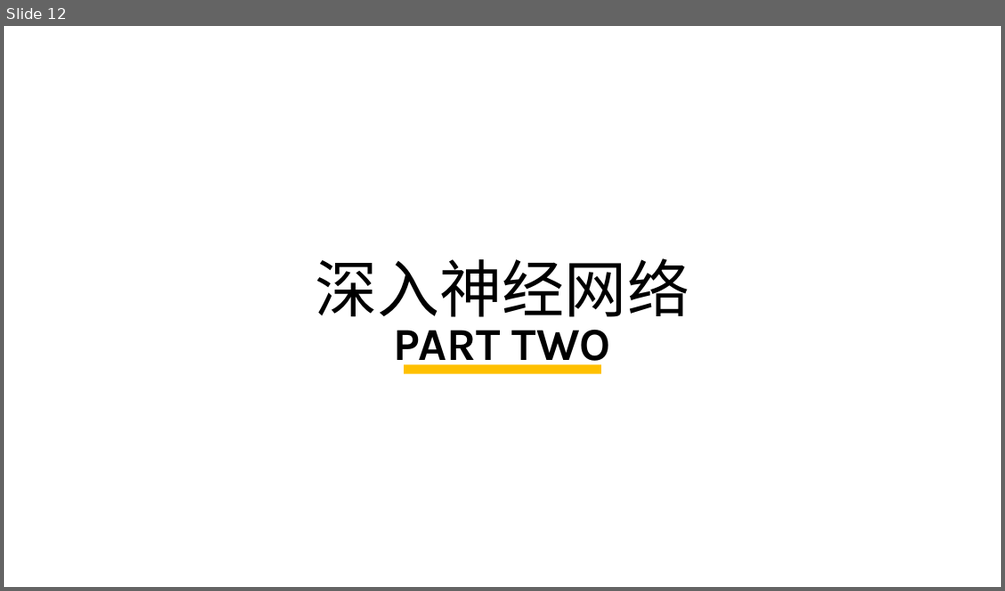
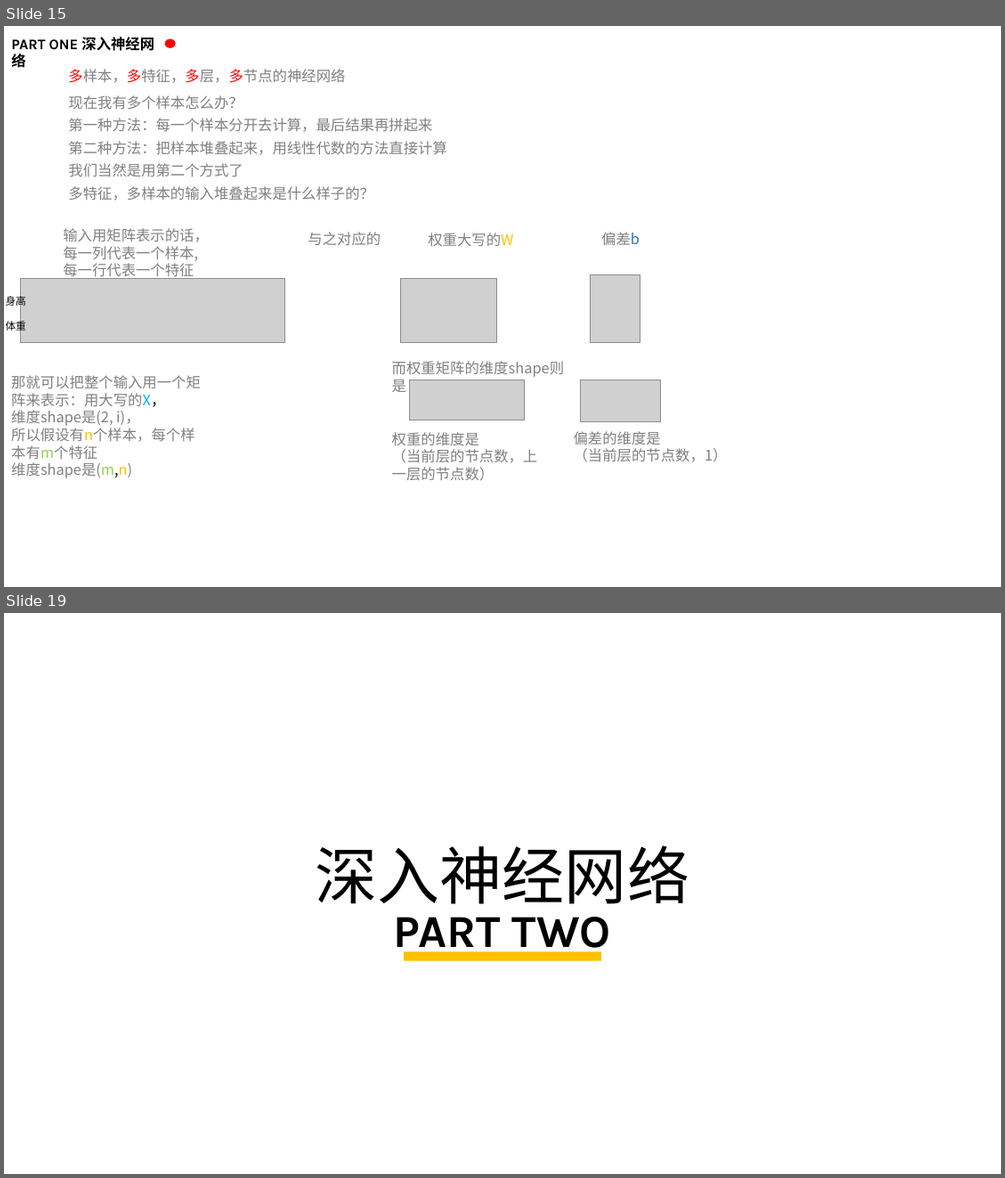
Before and after one commit to kaixinbaba/rlshare, a slide deck: 机器学习分享-神经网络.pptx. Shown one above the other, each under a label of ours: slide 12 before the commit, slides 15 and 19 after it; the slides between them are not shown. The pictures are 1005x591 and 1005x1178 pixels, drawn with LibreOffice and Linux fonts; fonts in the diff are those of the drawing; grey boxes stand for pictures; background and template pictures are left out. Boxes give left, top, right and bottom in pixels: in the first picture for what was removed or moved away, otherwise in the second. Text is boxed around its words. In the diff, an @@ line names an element or a change of style, - is before the commit and + after.

```diff
--- a/机器学习分享-神经网络.pptx
+++ b/机器学习分享-神经网络.pptx
@@ slide 15 added at bbox=[4, 26, 1001, 587], background #FFFFFF @@
@@ text added at bbox=[11, 37, 154, 71], 14 pt, text #000000, bold @@
+PART ONE 深入神经网络
@@ ellipse added at bbox=[165, 38, 175, 47], fill #FF0000 @@
@@ text added at bbox=[68, 69, 345, 83], 14 pt, text #808080 @@
+多样本，多特征，多层，多节点的神经网络
@@ text added at bbox=[68, 95, 446, 200], 14 pt, text #808080 @@
+现在我有多个样本怎么办？
+第一种方法：每一个样本分开去计算，最后结果再拼起来
+第二种方法：把样本堆叠起来，用线性代数的方法直接计算
+我们当然是用第二个方式了
+多特征，多样本的输入堆叠起来是什么样子的？
@@ text added at bbox=[63, 228, 209, 281], 14 pt, text #808080 @@
+输入用矩阵表示的话，
+每一列代表一个样本,
+每一行代表一个特征
@@ text added at bbox=[307, 232, 380, 245], 14 pt, text #808080 @@
+与之对应的
@@ text added at bbox=[428, 232, 513, 246], 14 pt, text #808080 @@
+权重大写的W
@@ text added at bbox=[601, 232, 639, 245], 14 pt, text #808080 @@
+偏差b
@@ picture added at bbox=[20, 278, 284, 342] @@
@@ picture added at bbox=[400, 278, 497, 342] @@
@@ picture added at bbox=[591, 275, 640, 342] @@
@@ text added at bbox=[6, 294, 26, 333], 10 pt, text #000000 @@
+身高
+体重
@@ text added at bbox=[392, 361, 564, 377], 14 pt, text #808080 @@
+而权重矩阵的维度shape则是
@@ text added at bbox=[11, 375, 201, 478], 14 pt, text #808080 @@
+那就可以把整个输入用一个矩阵来表示：用大写的X，
+维度shape是(2, i)，
+所以假设有n个样本，每个样本有m个特征
+维度shape是(m,n)
@@ picture added at bbox=[409, 379, 525, 420] @@
@@ picture added at bbox=[581, 379, 661, 421] @@
@@ text added at bbox=[392, 432, 538, 481], 14 pt, text #808080 @@
+权重的维度是
+（当前层的节点数，上一层的节点数）
@@ text added at bbox=[574, 431, 728, 462], 14 pt, text #808080 @@
+偏差的维度是
+（当前层的节点数，1）
@@ what was slide 12 is now slide 19 @@
```
Also in this commit, not shown: 2 slides changed, 6 other slides added.
